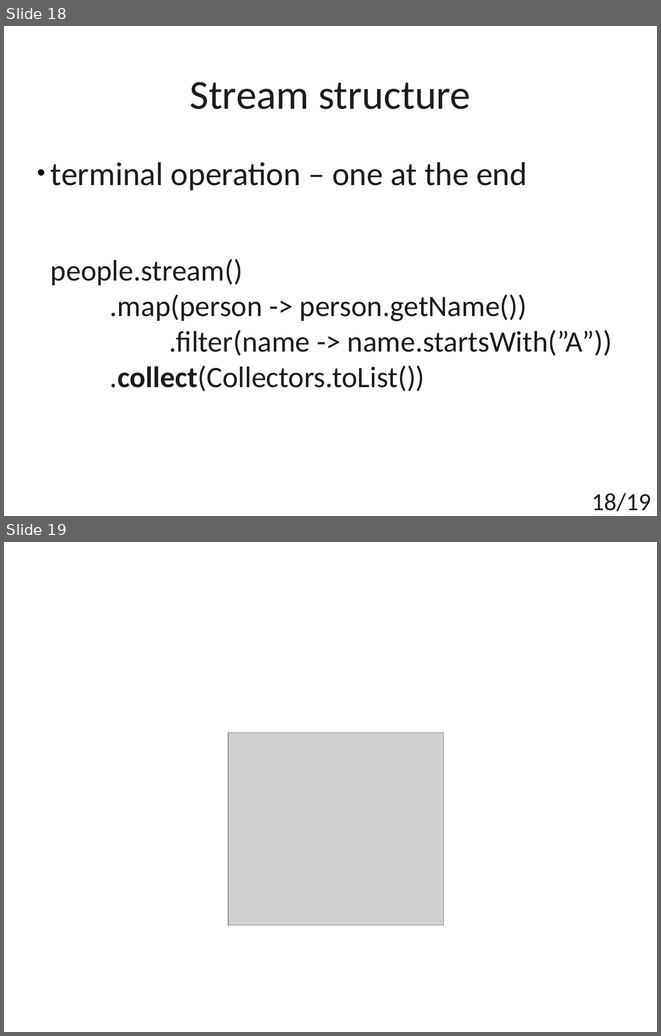
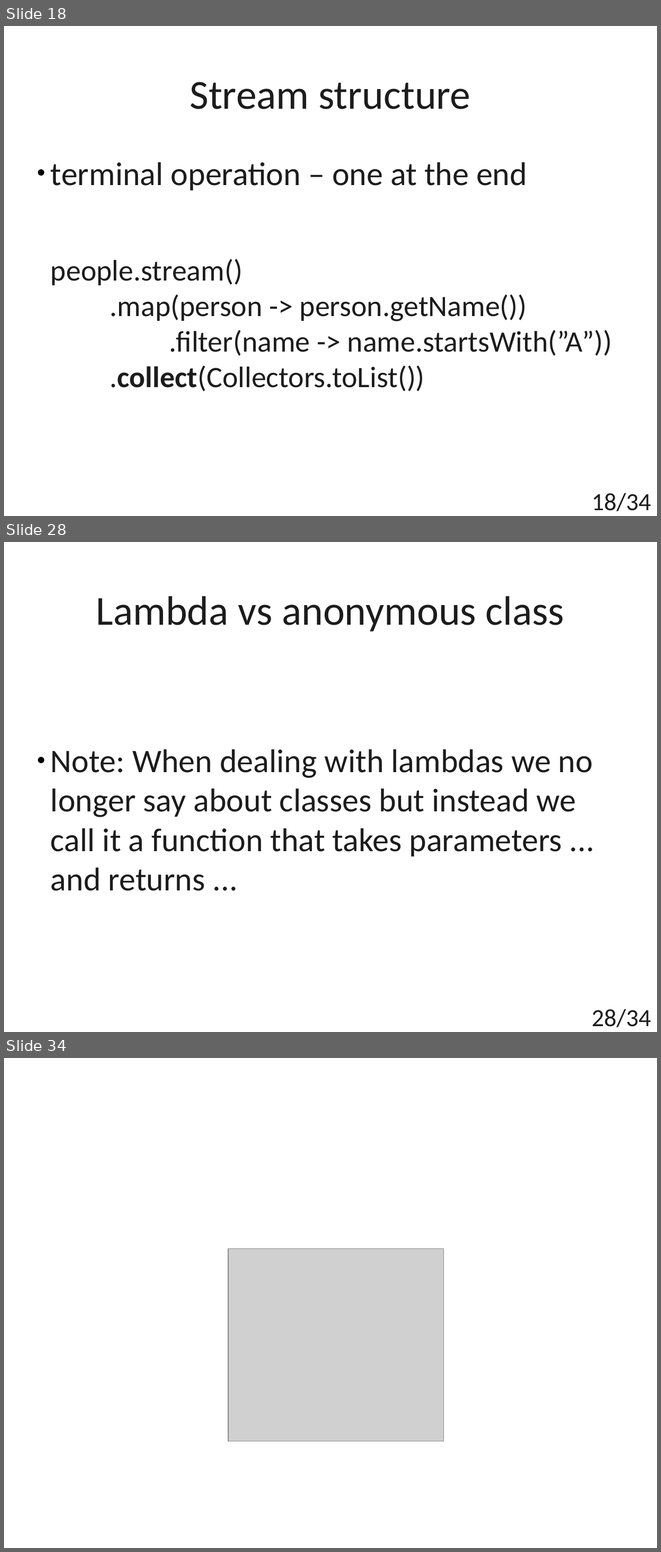
Before and after one commit to t4upl/java-streams-workshop, a slide deck: src/main/resources/editables/presentation.odp. Shown one above the other, each under a label of ours: slides 18 and 19 before the commit, slides 18, 28 and 34 after it; the slides between them are not shown. The pictures are 661x1036 and 661x1552 pixels, drawn with LibreOffice and Linux fonts; fonts in the diff are those of the drawing; grey boxes stand for pictures. Boxes give left, top, right and bottom in pixels: in the first picture for what was removed or moved away, otherwise in the second. Text is boxed around its words. In the diff, an @@ line names an element or a change of style, - is before the commit and + after.

Commit message:
Presentation | Finished section about method reference

```diff
--- a/src/main/resources/editables/presentation.odp
+++ b/src/main/resources/editables/presentation.odp
@@ slide 28 added at (4,542,657,1032), background #FFFFFF @@
@@ title added at (96,596,564,632), 50 pt, text #1C1C1C @@
+Lambda vs anonymous class
@@ subtitle added at (51,749,593,891), 40 pt, text #1C1C1C @@
+● Note: When dealing with lambdas we no longer say about classes but instead we call it a function that takes parameters ... and returns ...
@@ page number added at (592,1008,651,1027), 30 pt, text #1C1C1C @@
+28/34
@@ page number at (592,492,651,511): text changed @@
-18/19
+18/34
@@ what was slide 19 is now slide 34 @@
```
Also in this commit, not shown: 1 slide changed, 14 other slides added, 3 other files.
